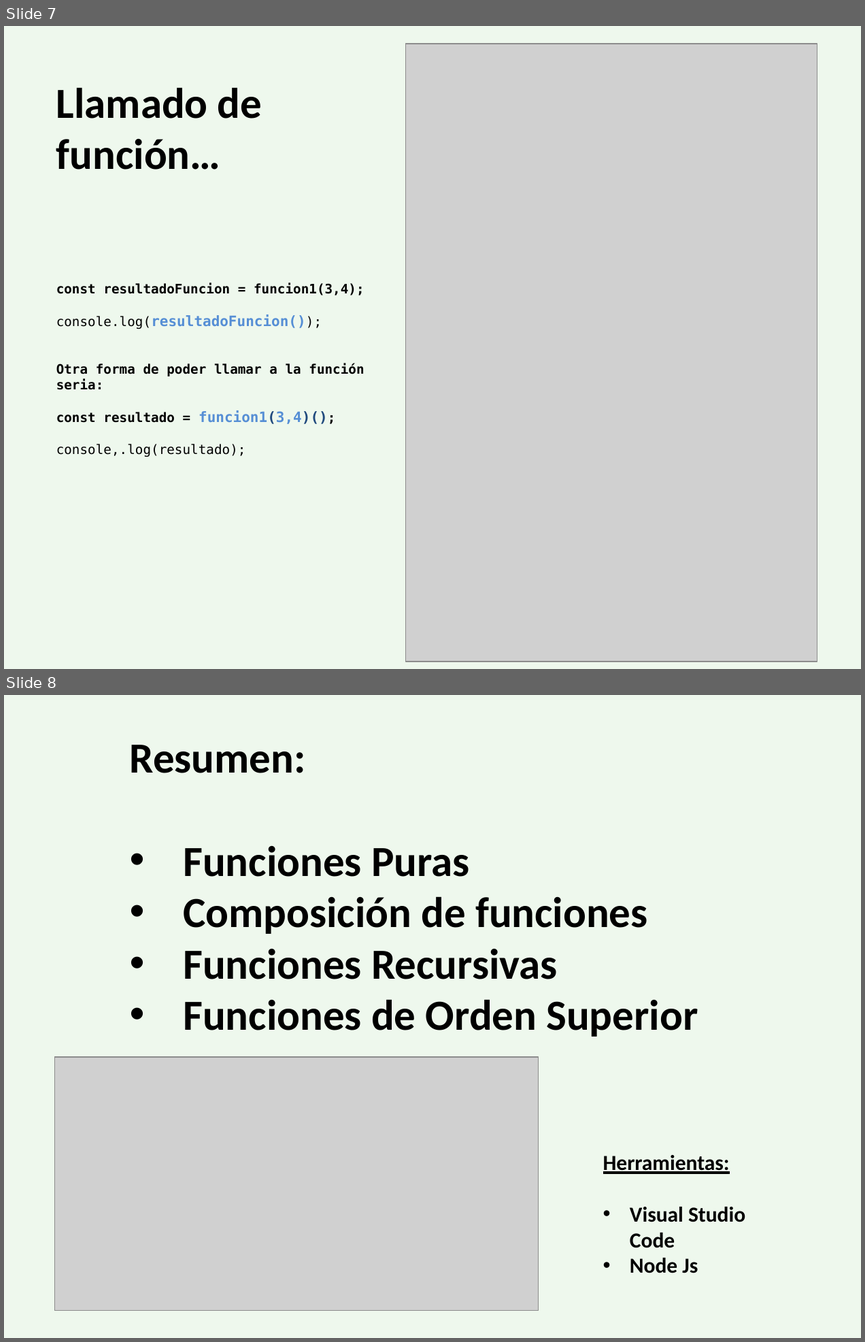
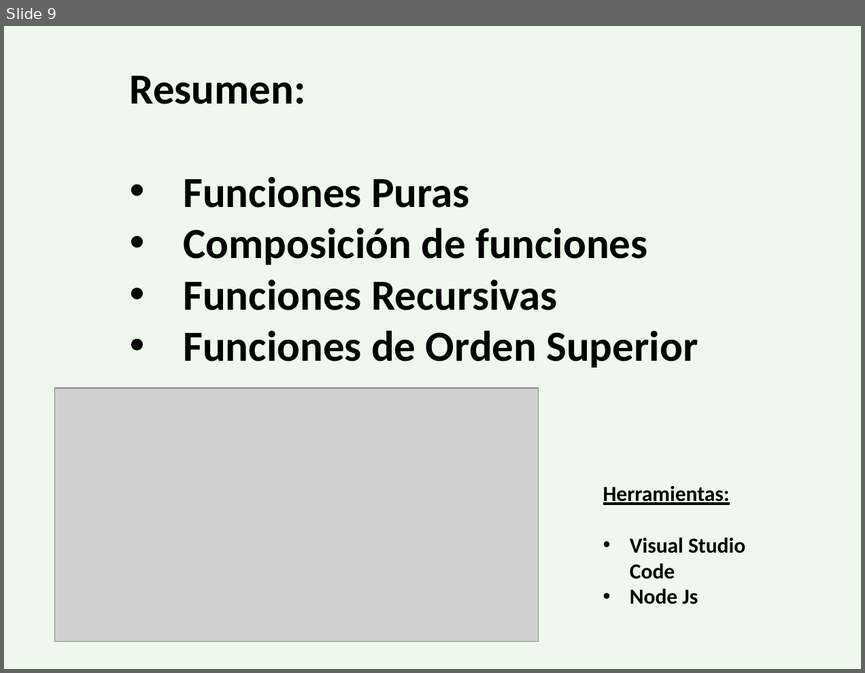
Before and after one commit to leandev78/PDP-UNPAZ, a slide deck: Recursos Pedagogicos/Teoria/Paradigmas de Programación.pptx. Shown one above the other, each under a label of ours: slides 7 and 8 before the commit, slide 9 after it. The pictures are 865x1342 and 865x673 pixels, drawn with LibreOffice and Linux fonts; fonts in the diff are those of the drawing; grey boxes stand for pictures. Boxes give left, top, right and bottom in pixels: in the first picture for what was removed or moved away, otherwise in the second. Text is boxed around its words. In the diff, an @@ line names an element or a change of style, - is before the commit and + after.

Commit message:
PDP - Programación funcional - C2

```diff
--- a/Recursos Pedagogicos/Teoria/Paradigmas de Programación.pptx
+++ b/Recursos Pedagogicos/Teoria/Paradigmas de Programación.pptx
@@ slide 7 removed at (x1=4, y1=26, x2=861, y2=669), background #BCE3B7 at 24% opacity @@
@@ picture removed at (x1=406, y1=44, x2=817, y2=662) @@
@@ text removed at (x1=56, y1=87, x2=364, y2=456) @@
-Llamado de función…
-const resultadoFuncion = funcion1(3,4);
-console.log(resultadoFuncion());
-Otra forma de poder llamar a la función seria:
-const resultado = funcion1(3,4)();
-console,.log(resultado);
@@ what was slide 8 is now slide 9 @@
```
Also in this commit, not shown: 2 slides added, 33 other files.
